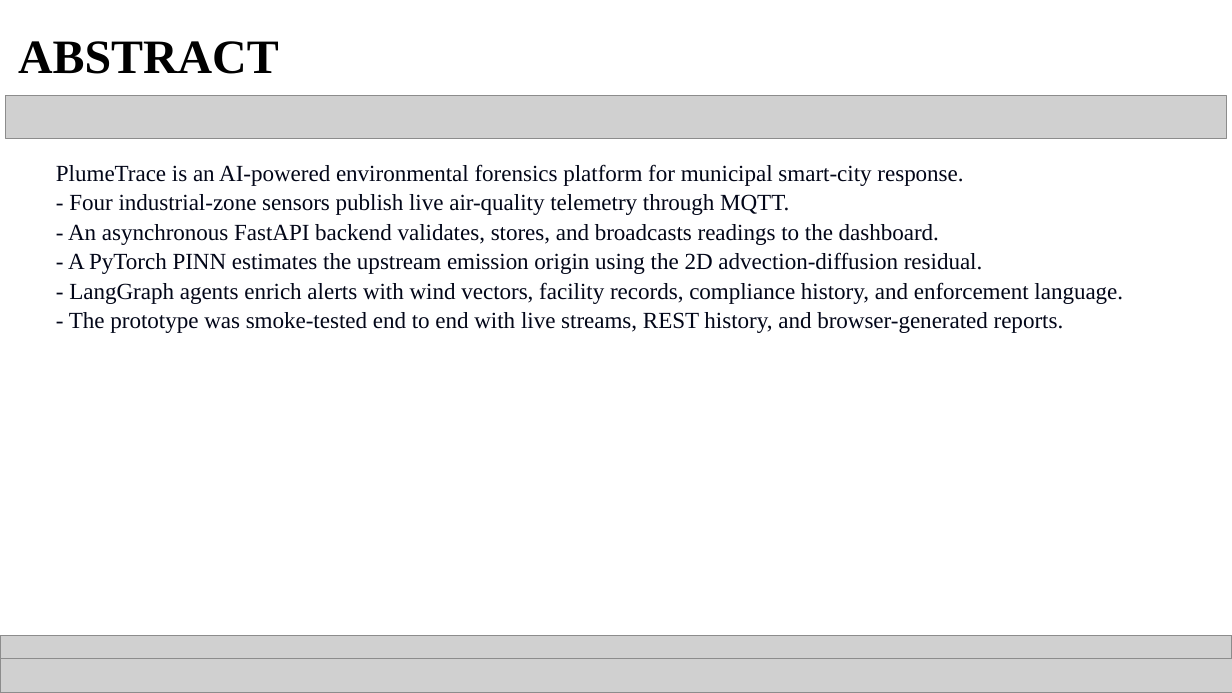
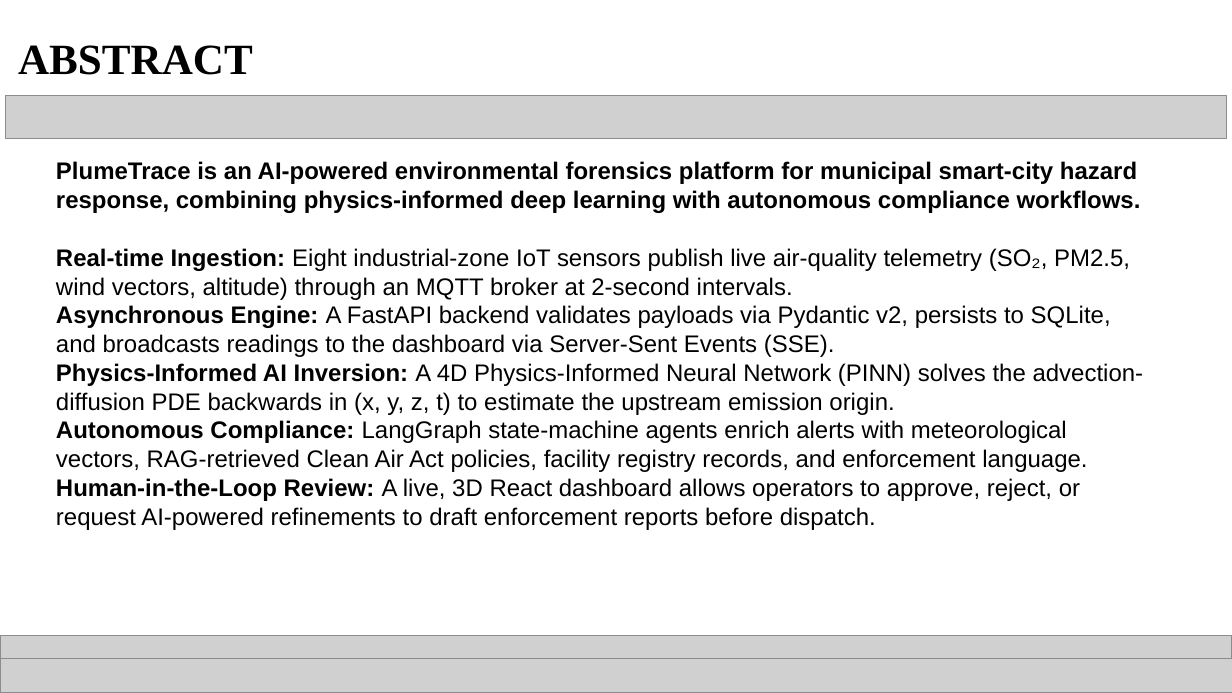
Before and after one commit to sudu787/Plumetrace, a slide deck: slide 3 of PlumeTrace_SmartAIthon_2026_Round1_Filled.pptx. Drawn at 1232x693 pixels with LibreOffice and Linux fonts; fonts in the diff are those of the drawing; grey boxes stand for pictures. Boxes give left, top, right and bottom in pixels: in the first picture for what was removed or moved away, otherwise in the second. Text is boxed around its words. In the diff, an @@ line names an element or a change of style, - is before the commit and + after.

Commit message:
Finalizing PlumeTrace project architecture, 4D PINN integration, and presentations

```diff
--- a/PlumeTrace_SmartAIthon_2026_Round1_Filled.pptx
+++ b/PlumeTrace_SmartAIthon_2026_Round1_Filled.pptx
@@ title "ABSTRACT" at [18,45,253,75]: size 28 to 25.2 pt @@
@@ title at [56,161,1144,530]: text changed; size 13.5 to 14 pt; font Times New Roman to Arial; text colour #020618 to #000000 @@
-PlumeTrace is an AI-powered environmental forensics platform for municipal smart-city response.
-- Four industrial-zone sensors publish live air-quality telemetry through MQTT.
-- An asynchronous FastAPI backend validates, stores, and broadcasts readings to the dashboard.
-- A PyTorch PINN estimates the upstream emission origin using the 2D advection-diffusion residual.
-- LangGraph agents enrich alerts with wind vectors, facility records, compliance history, and enforcement language.
-- The prototype was smoke-tested end to end with live streams, REST history, and browser-generated reports.
+PlumeTrace is an AI-powered environmental forensics platform for municipal smart-city hazard response, combining physics-informed deep learning with autonomous compliance workflows.
+Real-time Ingestion: Eight industrial-zone IoT sensors publish live air-quality telemetry (SO₂, PM2.5, wind vectors, altitude) through an MQTT broker at 2-second intervals.
+Asynchronous Engine: A FastAPI backend validates payloads via Pydantic v2, persists to SQLite, and broadcasts readings to the dashboard via Server-Sent Events (SSE).
+Physics-Informed AI Inversion: A 4D Physics-Informed Neural Network (PINN) solves the advection-diffusion PDE backwards in (x, y, z, t) to estimate the upstream emission origin.
+Autonomous Compliance: LangGraph state-machine agents enrich alerts with meteorological vectors, RAG-retrieved Clean Air Act policies, facility registry records, and enforcement language.
+Human-in-the-Loop Review: A live, 3D React dashboard allows operators to approve, reject, or request AI-powered refinements to draft enforcement reports before dispatch.
```
Also in this commit, not shown: 9 other slides changed, 1 slide added, 1 slide removed, 16 other files.
